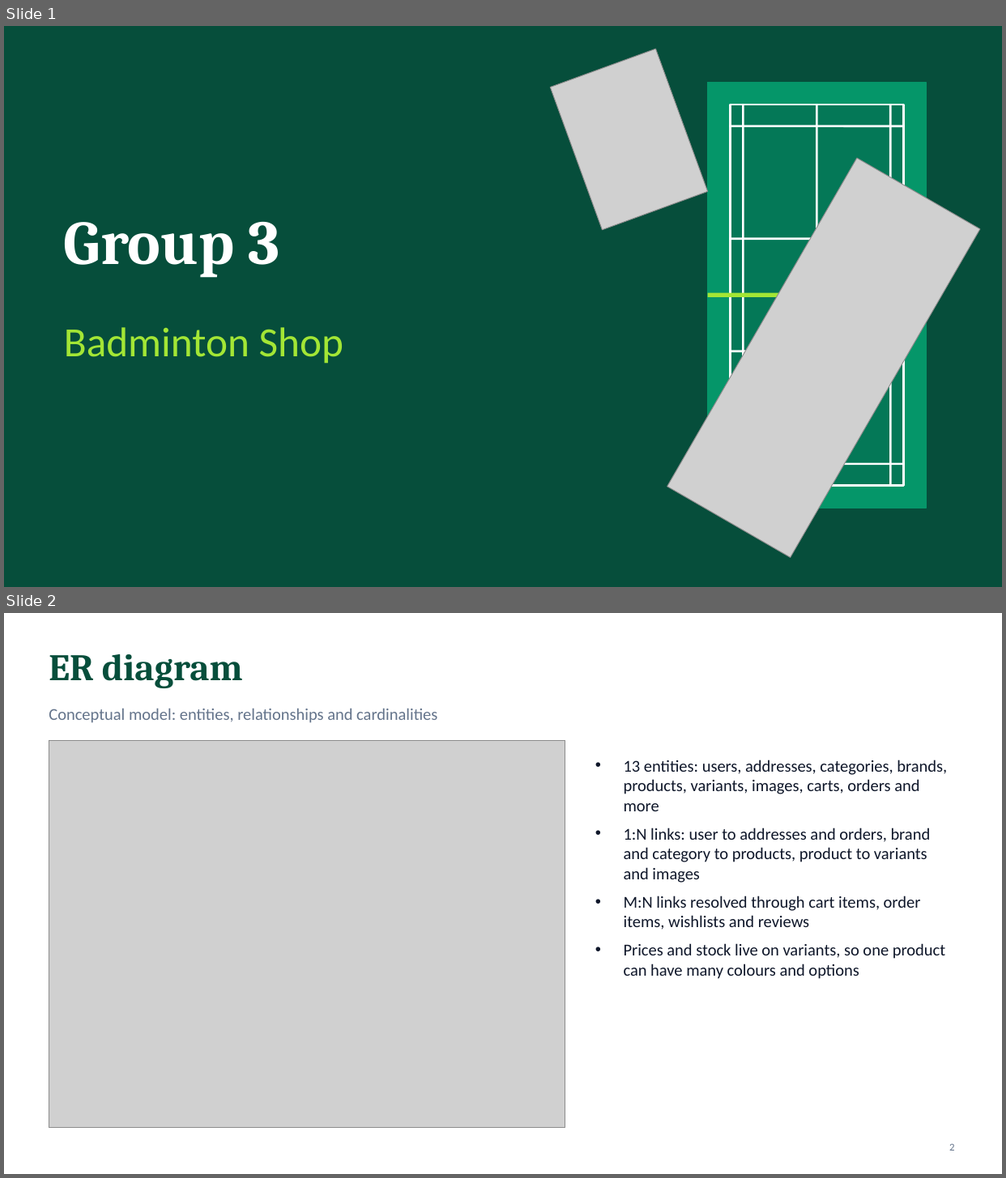
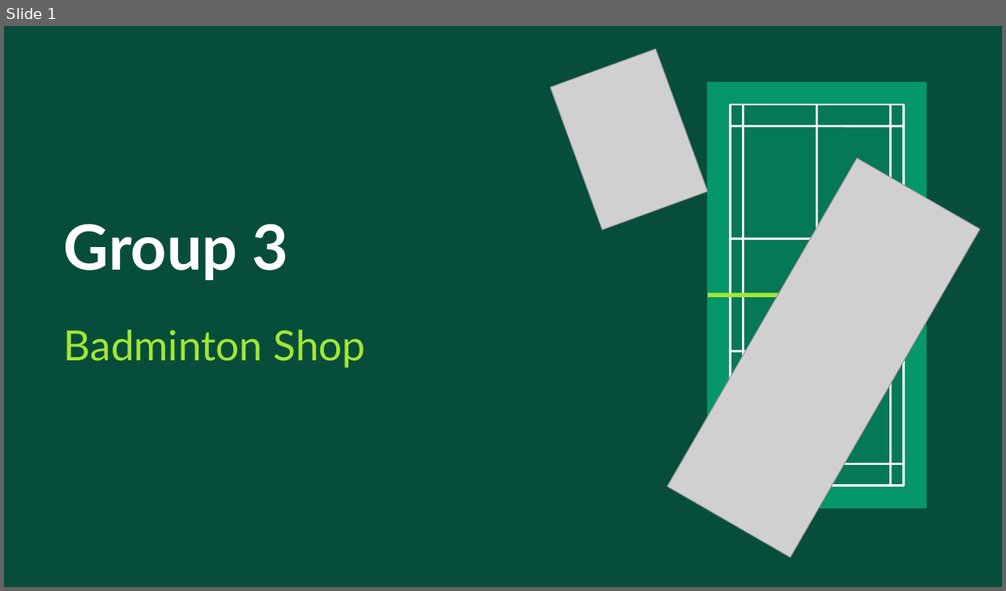
Before and after one commit to sriv95/261342-Database-Project, a slide deck: docs/smash-badminton-shop.pptx. Shown one above the other, each under a label of ours: slides 1 and 2 before the commit, slide 1 after it. The pictures are 1006x1178 and 1006x591 pixels, drawn with LibreOffice and Linux fonts; fonts in the diff are those of the drawing; grey boxes stand for pictures. Boxes give left, top, right and bottom in pixels: in the first picture for what was removed or moved away, otherwise in the second. Text is boxed around its words. In the diff, an @@ line names an element or a change of style, - is before the commit and + after.

Commit message:
Update presentation file for smash badminton shop

```diff
--- a/docs/smash-badminton-shop.pptx
+++ b/docs/smash-badminton-shop.pptx
@@ slide 2 removed at <box>4,613,1002,1174</box>, background #FFFFFF @@
@@ text removed at <box>49,654,243,688</box> @@
-ER diagram
@@ text removed at <box>49,709,437,723</box> @@
-Conceptual model: entities, relationships and cardinalities
@@ picture removed at <box>49,740,565,1127</box> @@
@@ text removed at <box>624,760,947,979</box> @@
-• 13 entities: users, addresses, categories, brands, products, variants, images, carts, orders and more
-• 1:N links: user to addresses and orders, brand and category to products, product to variants and images
-• M:N links resolved through cart items, order items, wishlists and reviews
-• Prices and stock live on variants, so one product can have many colours and options
@@ page number removed at <box>949,1144,954,1151</box> @@
-2
@@ slide 1 changed as well @@
@@ text "Group 3" at <box>64,224,289,280</box>: font Cambria to Lato; line spacing 1 to 1.15 @@
@@ text "Badminton Shop" at <box>64,330,366,368</box>: font Calibri to Lato; line spacing 1 to 1.15 @@
```
Also in this commit, not shown: 11 other slides changed, 19 slides added, 5 other slides removed.
